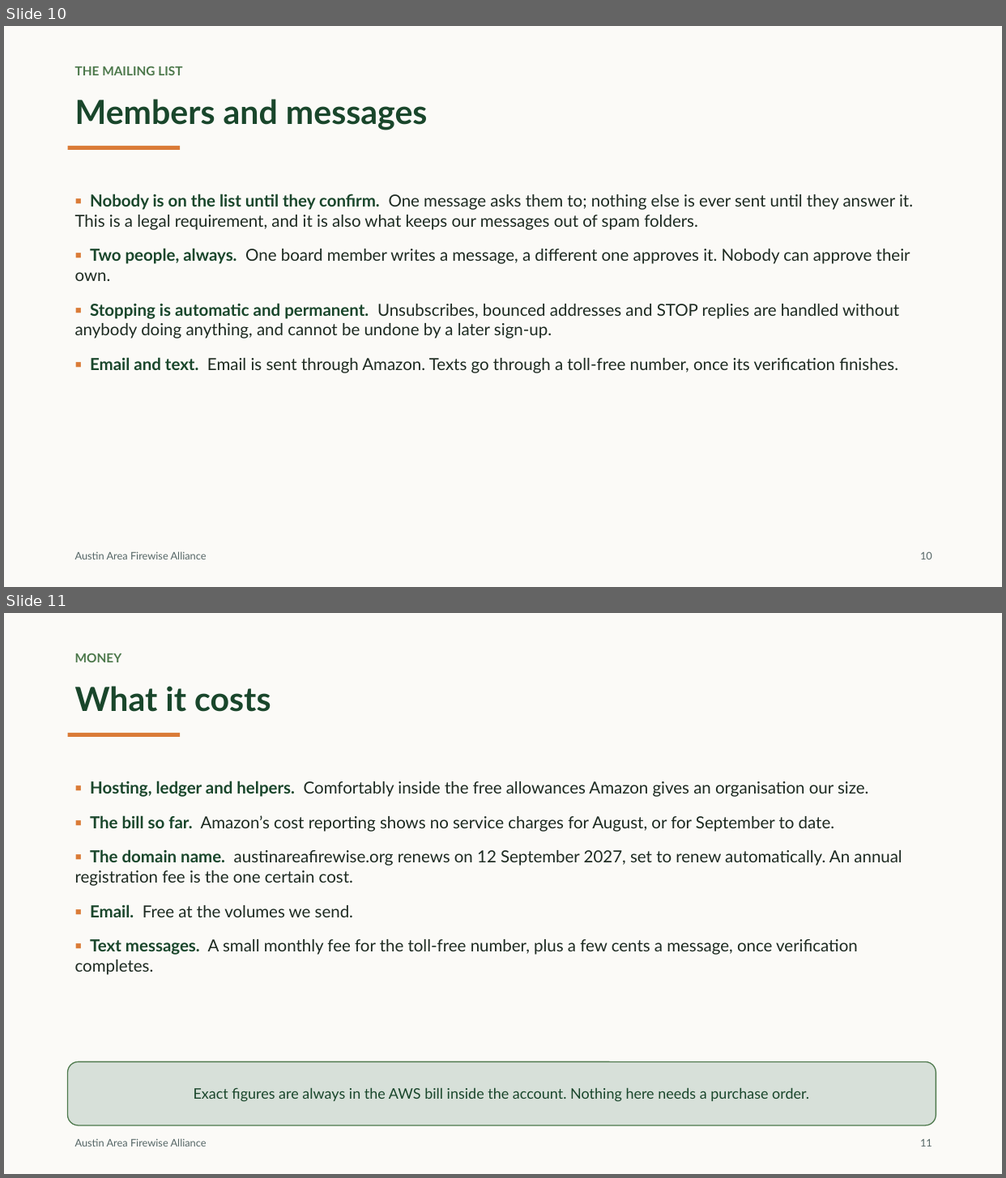
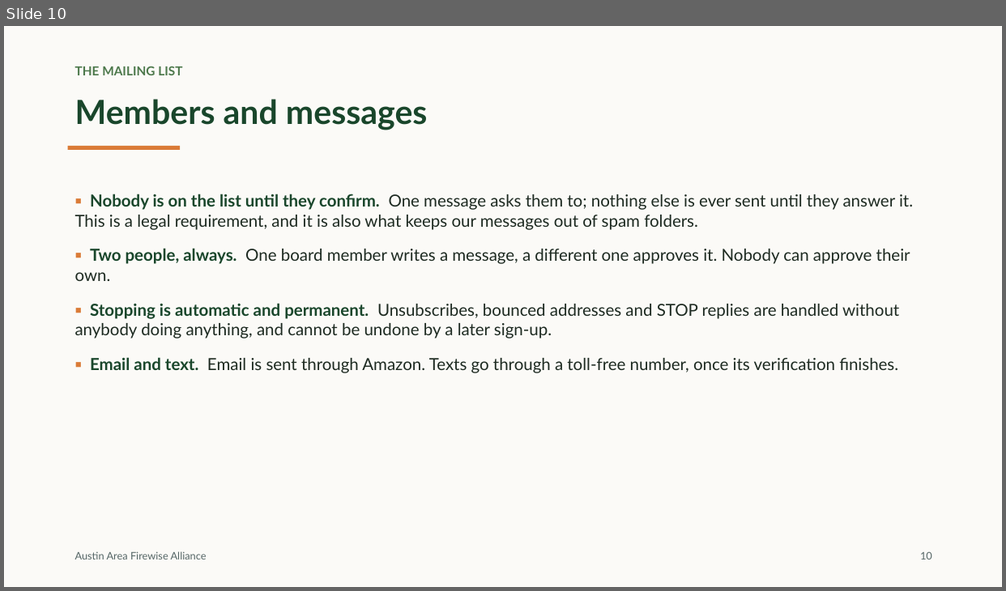
Before and after one commit to austinareafirewise/website, a slide deck: docs/AAFA-website-overview.pptx. Shown one above the other, each under a label of ours: slides 10 and 11 before the commit, slide 10 after it. The pictures are 1006x1178 and 1006x591 pixels, drawn with LibreOffice and Linux fonts; fonts in the diff are those of the drawing. Boxes give left, top, right and bottom in pixels: in the first picture for what was removed or moved away, otherwise in the second. Text is boxed around its words. In the diff, an @@ line names an element or a change of style, - is before the commit and + after.

```diff
--- a/docs/AAFA-website-overview.pptx
+++ b/docs/AAFA-website-overview.pptx
@@ slide 11 removed at <box>4,613,1002,1174</box>, background #FFFFFF @@
@@ rectangle removed at <box>4,613,1002,1174</box> @@
@@ text removed at <box>75,653,122,662</box> @@
-MONEY
@@ text removed at <box>75,686,270,712</box> @@
-What it costs
@@ rectangle removed at <box>68,733,180,737</box> @@
@@ text removed at <box>75,781,901,975</box> @@
-▪ Hosting, ledger and helpers. Comfortably inside the free allowances Amazon gives an organisation our size.
-▪ The bill so far. Amazon’s cost reporting shows no service charges for August, or for September to date.
-▪ The domain name. austinareafirewise.org renews on 12 September 2027, set to renew automatically. An annual registration fee is the one certain cost.
-▪ Email. Free at the volumes we send.
-▪ Text messages. A small monthly fee for the toll-free number, plus a few cents a message, once verification completes.
@@ rounded rectangle removed at <box>68,1063,936,1126</box> @@
-Exact figures are always in the AWS bill inside the account. Nothing here needs a purchase order.
@@ text removed at <box>75,1139,206,1147</box> @@
-Austin Area Firewise Alliance
@@ text removed at <box>920,1139,932,1147</box> @@
-11
```
Also in this commit, not shown: 1 slide added.
